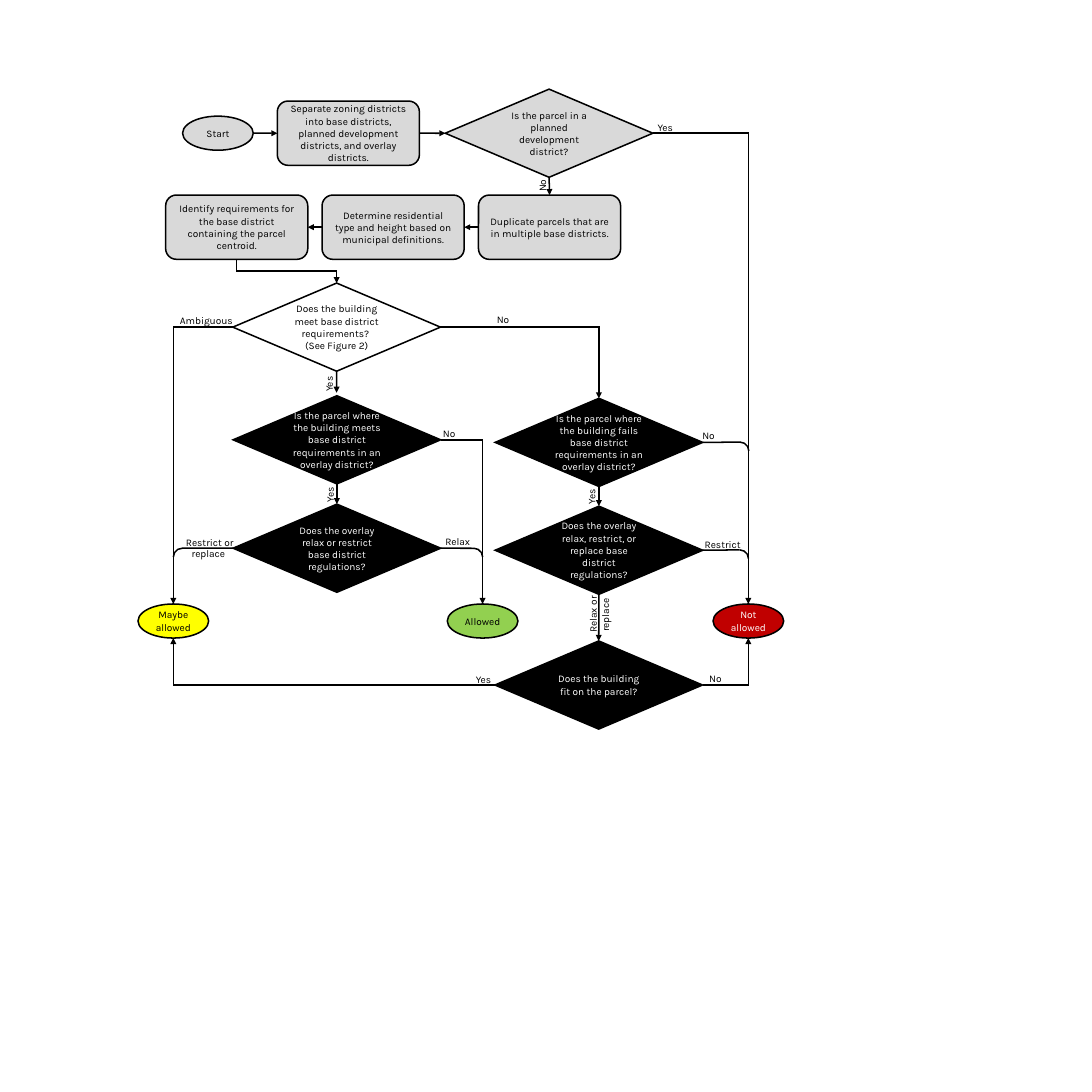
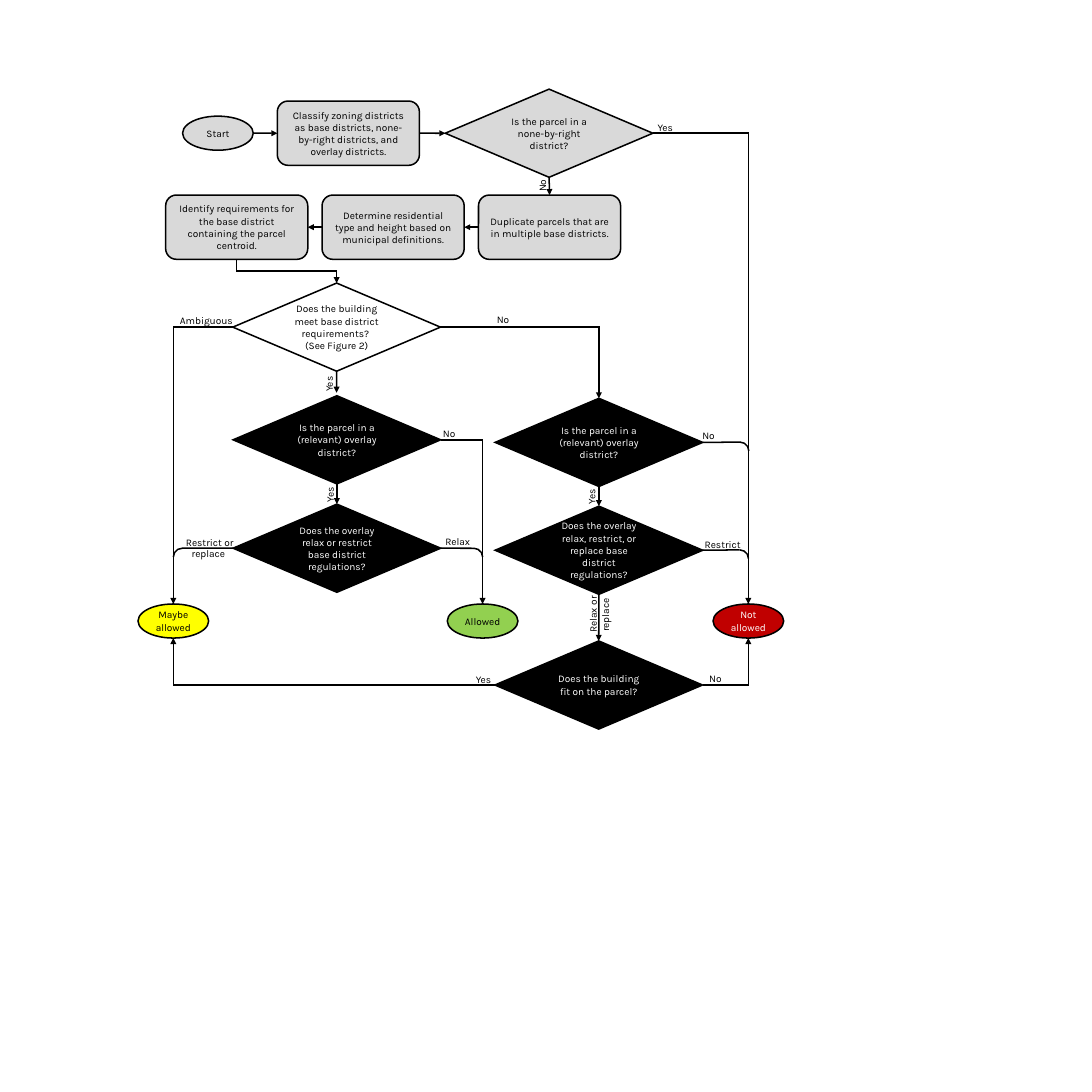
Before and after one commit to vibe-lab-gsd/zoneR-zonepy-intro, a slide deck: slide 2 of figures/flowcharts.pptx. Drawn at 1092x1092 pixels with LibreOffice and Linux fonts; fonts in the diff are those of the drawing. Boxes give left, top, right and bottom in pixels: in the first picture for what was removed or moved away, otherwise in the second. Text is boxed around its words. In the diff, an @@ line names an element or a change of style, - is before the commit and + after.

```diff
--- a/figures/flowcharts.pptx
+++ b/figures/flowcharts.pptx
@@ text in rounded rectangle at (293, 112, 404, 158): text changed @@
-Separate zoning districts into base districts, planned development districts, and overlay districts.
+Classify zoning districts as base districts, none-by-right districts, and overlay districts.
@@ text in diamond at (511, 118, 587, 149): text changed @@
-Is the parcel in a planned development district?
+Is the parcel in a none-by-right district?
@@ text in diamond at (297, 424, 376, 456): text changed @@
-Is the parcel where the building meets base district requirements in an overlay district?
+Is the parcel in a (relevant) overlay district?
@@ text in diamond at (559, 427, 638, 458): text changed @@
-Is the parcel where the building fails base district requirements in an overlay district?
+Is the parcel in a (relevant) overlay district?
```
Also in this commit, not shown: 5 other files.
